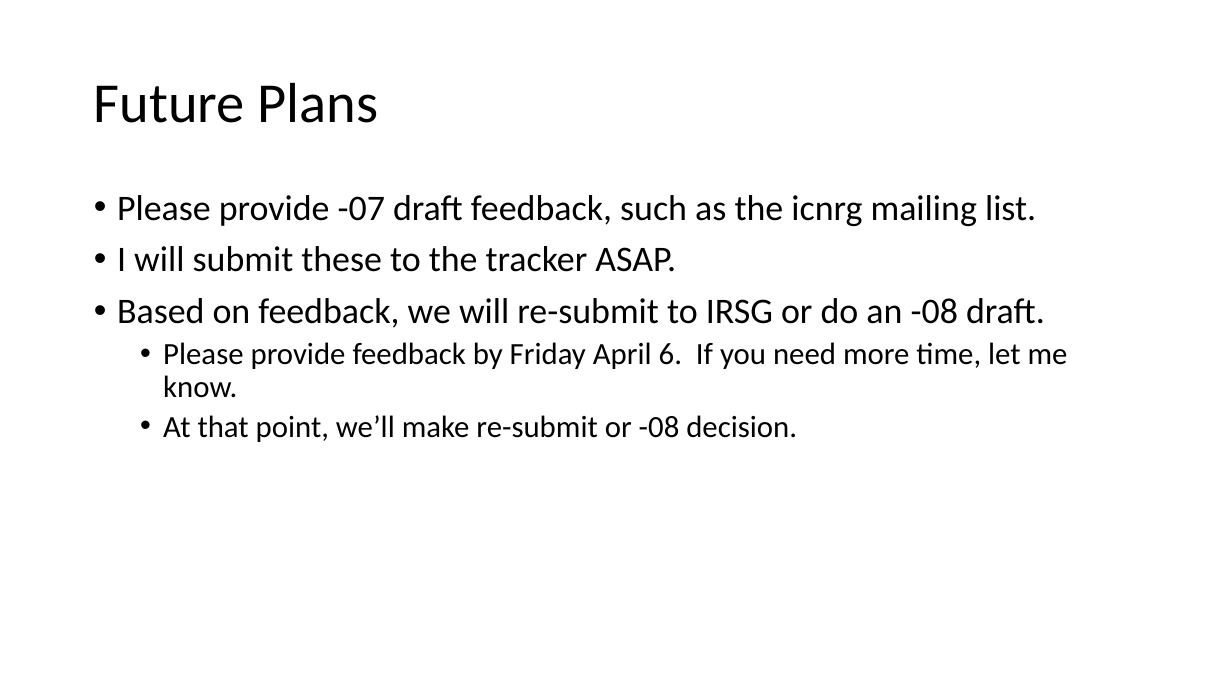
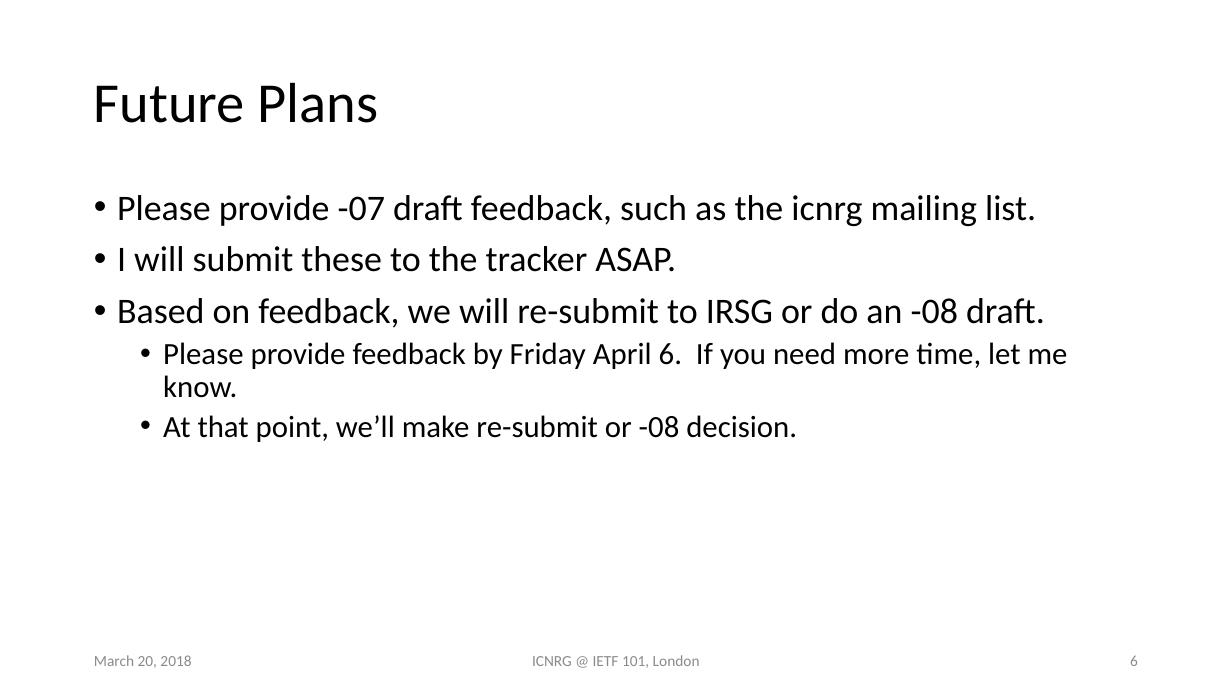
Before and after one commit to PARC/ccnx-protocol-rfc, a slide deck: slide 6 of collateral/ietf_101-updates.pptx. Drawn at 1232x693 pixels with LibreOffice and Linux fonts; fonts in the diff are those of the drawing. Boxes give left, top, right and bottom in pixels: in the first picture for what was removed or moved away, otherwise in the second. Text is boxed around its words. In the diff, an @@ line names an element or a change of style, - is before the commit and + after.

```diff
--- a/collateral/ietf_101-updates.pptx
+++ b/collateral/ietf_101-updates.pptx
@@ text added at bbox=[94, 655, 191, 668], 12 pt, text #8C8C8C @@
+March 20, 2018
@@ text added at bbox=[532, 655, 700, 668], 12 pt, text #8C8C8C @@
+ICNRG @ IETF 101, London
@@ page number added at bbox=[1130, 655, 1138, 666], 12 pt, text #8C8C8C @@
+6
```
Also in this commit, not shown: 4 other slides changed.
